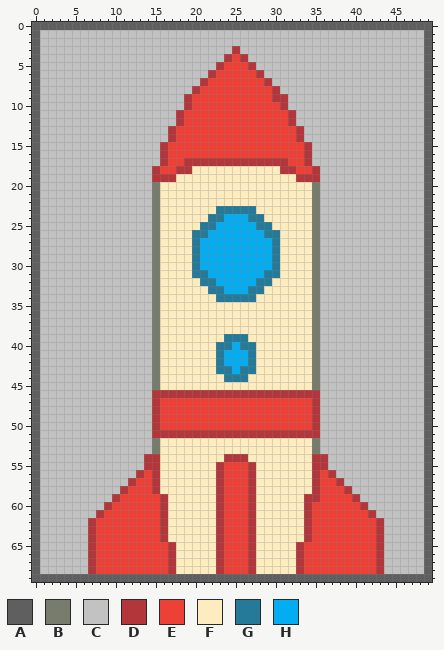
Two states of a sprite sheet, Sprites/Nave_Thumbnail.png. Above is the file before it was changed.
The file is 50x70 pixels.
Palette (. is transparent): A #5f5f5f  B #787c6d  C #c3c2c2  D #b3363b  E #ed4138  F #feecc1  G #247a98  H #04adf1
And afterwards:
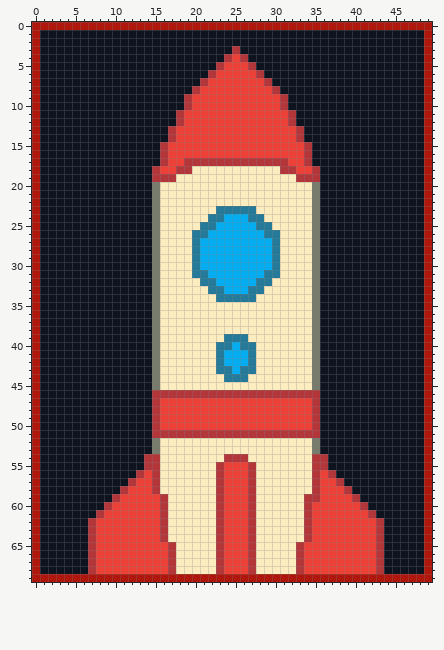
The exact change:
@@ palette @@
-A #5f5f5f
+A #af160c
-C #c3c2c2
+C #0d141f
@@ x 28..32 @@
  8 EEDCC
- 9 EEDDC
+ 9 EEEDC
 10 EEEDC
Where, in picture pixels (left, top, right, bottom), the same in both pictures:
changed: (32, 22, 432, 582)
